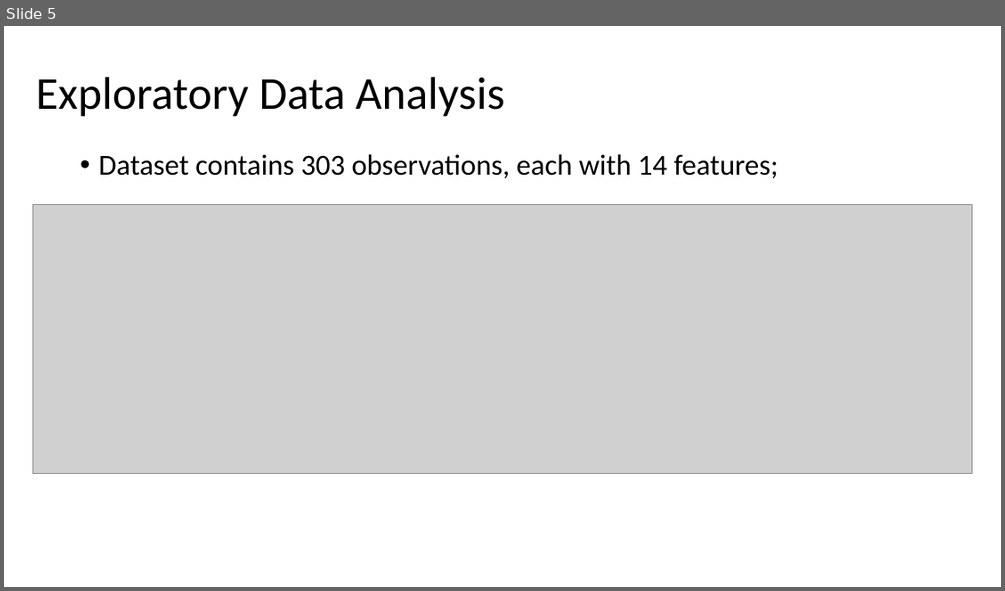
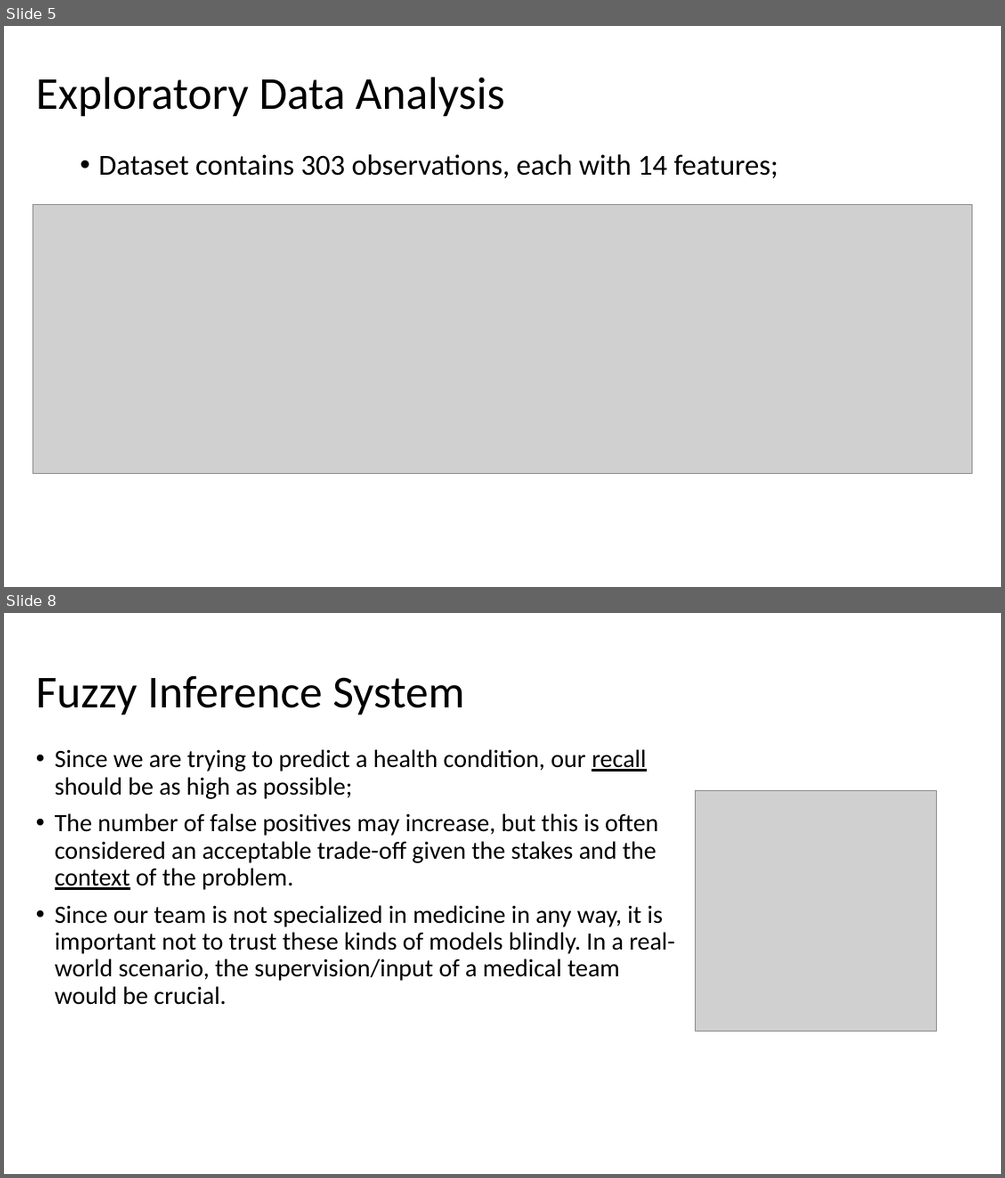
Before and after one commit to AlexGoncalves21/SInts_24, a slide deck: FinalProject/Presentation1.pptx. Shown one above the other, each under a label of ours: slide 5 before the commit, slides 5 and 8 after it; the slides between them are not shown. The pictures are 1005x591 and 1005x1178 pixels, drawn with LibreOffice and Linux fonts; fonts in the diff are those of the drawing; grey boxes stand for pictures. Boxes give left, top, right and bottom in pixels: in the first picture for what was removed or moved away, otherwise in the second. Text is boxed around its words. In the diff, an @@ line names an element or a change of style, - is before the commit and + after.

```diff
--- a/FinalProject/Presentation1.pptx
+++ b/FinalProject/Presentation1.pptx
@@ slide 8 added at (x1=4, y1=613, x2=1001, y2=1174), background #FFFFFF @@
@@ title added at (x1=36, y1=676, x2=464, y2=715), 44 pt, text #000000 @@
+Fuzzy Inference System
@@ text added at (x1=55, y1=749, x2=675, y2=1005), 24 pt, text #000000 @@
+• Since we are trying to predict a health condition, our recall should be as high as possible;
+• The number of false positives may increase, but this is often considered an acceptable trade-off given the stakes and the context of the problem.
+• Since our team is not specialized in medicine in any way, it is important not to trust these kinds of models blindly. In a real-world scenario, the supervision/input of a medical team would be crucial.
@@ picture added at (x1=695, y1=790, x2=937, y2=1032) @@
```
Also in this commit, not shown: 2 slides changed, 1 other slide added, 2 other files.
